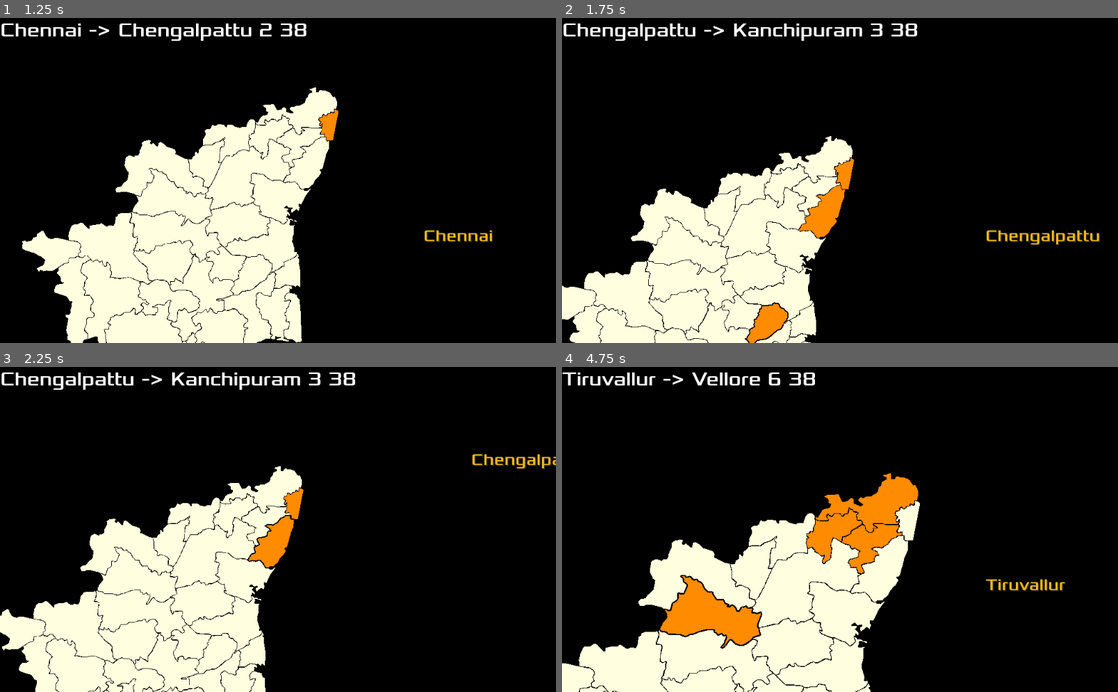
Above: before the commit, frames 1-4 (two rows, left to right).
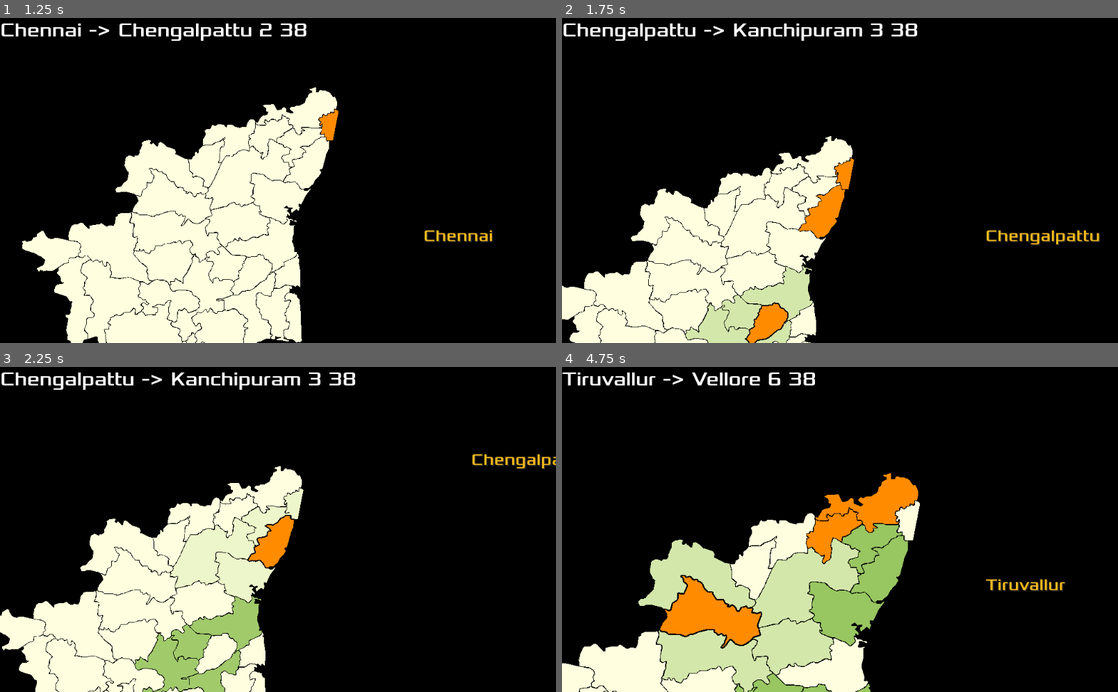
Above: after the commit, the same moments.

Repository: sharun-s/godot-tn
Game: Godot game, scene res://Node2D.tscn
Same seed, same stepped clock (60 frames per second), same inputs: the game is played once before the commit and once after it.
Inputs (mouse positions are in pixels of both pictures, inside the frame that each line leads up to):
- Up to frame 1 (1.25 s): click "Learn Map" at 0.5 s
- Up to frame 2 (1.75 s): tap Enter at 1.25 s; drag from (812, 274) to (867, 164) at 1.27 s
- Up to frame 3 (2.25 s): drag from (266, 552) to (211, 662) at 2.02 s
- Up to frame 4 (4.75 s): move the mouse to (862, 493) at 2.77 s; hold Mouse wheel up (zoom_in) 2.78-3.5 s; click (862, 493) at 2.92 s; drag from (789, 653) to (873, 500) at 3.52 s; drag from (706, 601) to (817, 662) at 4.27 s

Frame 1 is identical in both runs. In frame 2, 2.3% of the frame differs, in the area x 22-46%, y 76-100%; in frame 3, 3.2%; in frame 4, 12%, in the area x 13-63%, y 48-100%.

Commit message:
Highlight neighbours on disctrict select/deselect

Diff:
--- a/TN.gd
+++ b/TN.gd
@@ -56,6 +56,7 @@
 var selected_color_wrong:=Color.lightcoral
 var border_color
 var border_width
+var tw:=Tween.new()
 
 func create_polygons(s:Sprite):
 	var b=BitMap.new()
@@ -83,6 +84,7 @@
 
 func _ready():
 	rng.randomize()
+	add_child(tw)
 	VisualServer.set_default_clear_color(Color("ff000000"))
 	for district in d.keys():
 		var a2d=Area2D.new()
@@ -148,15 +150,25 @@
 			deselect()
 		selected_district=district
 		$HUD/Label.text=district
-		var gpos=get_node(selected_district).position
+		var sd:Area2D=get_node(selected_district)
+		var gpos=sd.position
 		$HUD/Label.rect_global_position =Vector2(330,0)+ gpos/($Camera2D.zoom)
-		var poly=get_node(selected_district).get_child(0)
+		var poly=sd.get_child(0)
 		poly.color=selected_color
 		#selected_district_border_pts=PoolVector2Array(poly.polygon)
+		var oa=sd.get_overlapping_areas()
+		for i in oa:
+			tw.interpolate_property(i.get_child(0), 'color', deselect_color, deselect_color.blend("aa66aa22"),1)
+			tw.start()
+			#yield(tw,"tween_completed")
 		update()
 
 func deselect():
-	get_node(selected_district).get_child(0).color=deselect_color
+	var sd=get_node(selected_district)
+	sd.get_child(0).color=deselect_color
+	var oa=sd.get_overlapping_areas()
+	for i in oa:
+		i.get_child(0).color=deselect_color
 
 func _draw():
 	for i in d.keys():
@@ -253,3 +265,4 @@
 				if visited.has(jump) == false:
 					current=jump
 					break
+	game_over()
